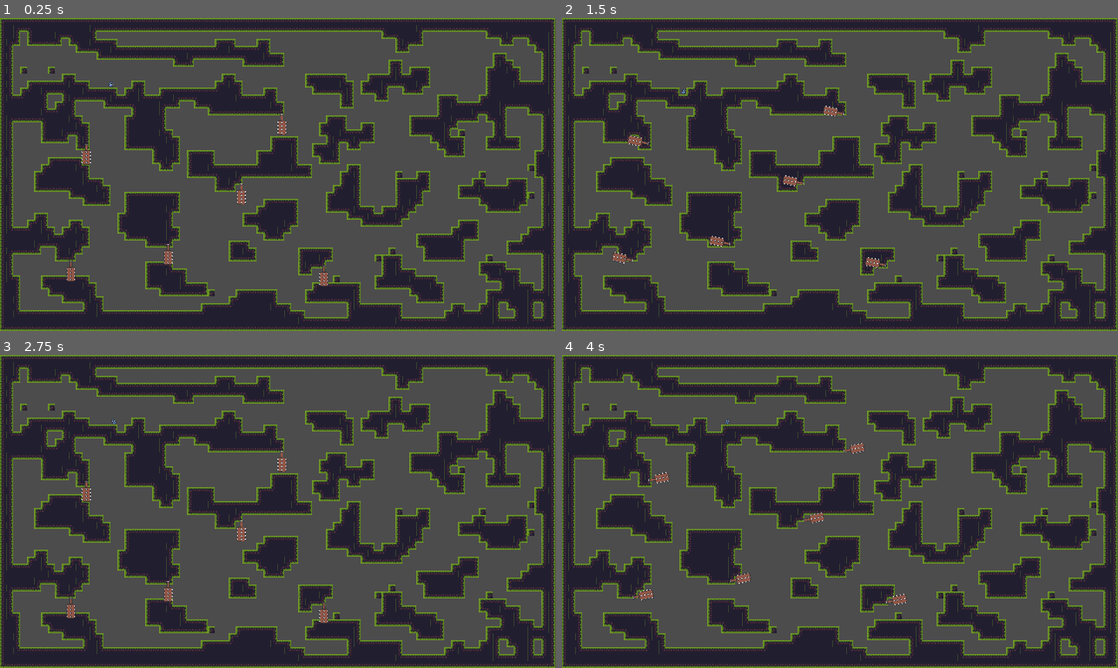
Above: before the commit, frames 1-4 (two rows, left to right).
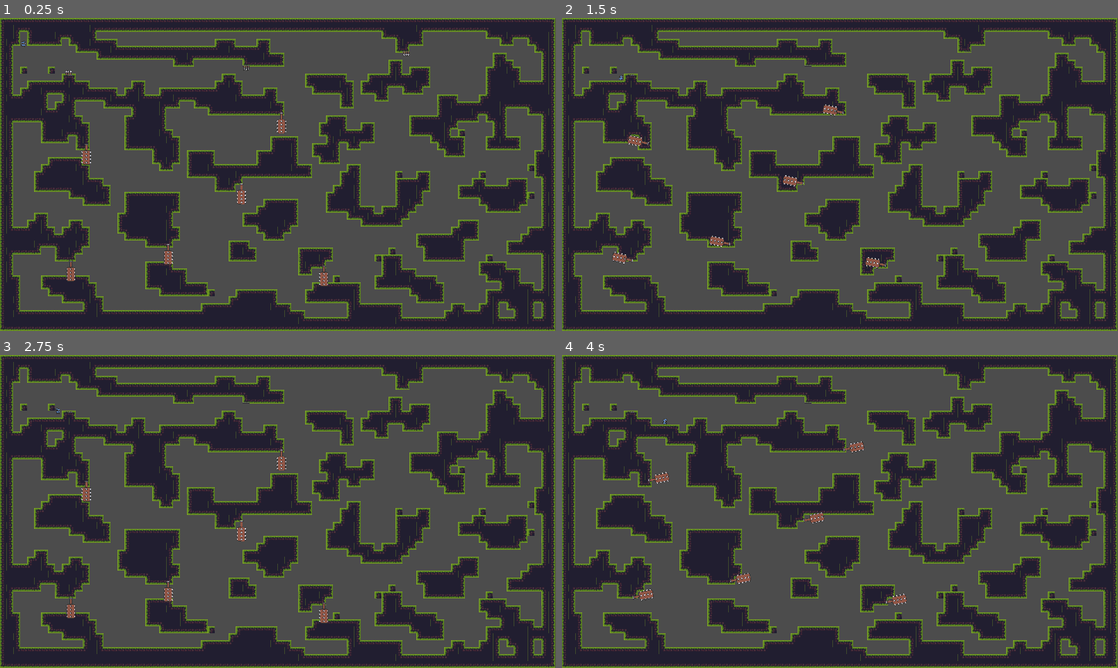
Above: after the commit, the same moments.

Repository: RealNesara/Platformer
Game: Godot game, scene res://Scenes/World.tscn
The game is run twice, just before and just after one commit, with the same random seed, the same clock (stepped at 60 frames per second) and the same inputs. The project has no main scene, so this scene is started directly.
Inputs:
- Up to frame 1 (0.25 s): no input
- Up to frame 2 (1.5 s): hold D (right) from 0.53 s (still down); tap Z (zoom) at 0.6, 1.35 s; tap Space (jump) at 0.77 s
- Up to frame 3 (2.75 s): tap Space (jump) at 1.52 s; release D (right) at 2.03 s; hold A (left) from 2.03 s (still down); tap Z (zoom) at 2.1 s
- Up to frame 4 (4 s): release A (left) at 2.78 s; hold D (right) from 2.78 s (still down); tap Z (zoom) at 2.85, 3.6 s; tap Space (jump) at 3.02, 3.77 s

The runs differ from the first frame. In frame 1, 0.1% of the frame differs, in the area x 3-74%, y 7-38%; in frame 2, less than 0.1%; in frame 3, 0.1%; in frame 4, 0.1%.

Commit message:
Video number 7 making SpikeTrap
I made spiketraps that I put in my game. I learned how to rotate things in Godot and wrote a little bit of code.

Diff:
--- a/Scenes/Camera2D.gd
+++ b/Scenes/Camera2D.gd
@@ -28,4 +28,4 @@
 
 	else:
 		zoom = zoom.move_toward(Vector2(1,1),0.03)
-		position = position.move_toward(center,70)
+		position = position.move_toward(center,80)
--- /dev/null
+++ b/Scenes/SpikeTrap.gd
@@ -0,0 +1,8 @@
+extends Area2D
+
+func _ready():
+	$AnimationPlayer.play("SpikeTrigger")
+
+func _on_Area2D_body_entered(body):
+	if body.is_in_group("Player"):
+		print("player dead")
--- /dev/null
+++ b/Scenes/SpikeTrap.tscn
@@ -0,0 +1,81 @@
+[gd_scene load_steps=6 format=2]
+
+[ext_resource path="res://Sprites/Random/trap_spikes_anim_strip_7.png" type="Texture" id=1]
+[ext_resource path="res://Scenes/SpikeTrap.gd" type="Script" id=2]
+
+[sub_resource type="RectangleShape2D" id=1]
+extents = Vector2( 8, 8 )
+
+[sub_resource type="Animation" id=2]
+length = 0.001
+tracks/0/type = "value"
+tracks/0/path = NodePath("Sprite:frame")
+tracks/0/interp = 1
+tracks/0/loop_wrap = true
+tracks/0/imported = false
+tracks/0/enabled = true
+tracks/0/keys = {
+"times": PoolRealArray( 0 ),
+"transitions": PoolRealArray( 1 ),
+"update": 0,
+"values": [ 1 ]
+}
+tracks/1/type = "value"
+tracks/1/path = NodePath("CollisionShape2D:disabled")
+tracks/1/interp = 1
+tracks/1/loop_wrap = true
+tracks/1/imported = false
+tracks/1/enabled = true
+tracks/1/keys = {
+"times": PoolRealArray( 0 ),
+"transitions": PoolRealArray( 1 ),
+"update": 0,
+"values": [ true ]
+}
+
+[sub_resource type="Animation" id=3]
+resource_name = "SpikeTrigger"
+length = 2.0
+loop = true
+tracks/0/type = "value"
+tracks/0/path = NodePath("Sprite:frame")
+tracks/0/interp = 1
+tracks/0/loop_wrap = true
+tracks/0/imported = false
+tracks/0/enabled = true
+tracks/0/keys = {
+"times": PoolRealArray( 0, 0.1, 0.2, 0.3, 0.4, 0.5, 0.6 ),
+"transitions": PoolRealArray( 1, 1, 1, 1, 1, 1, 1 ),
+"update": 1,
+"values": [ 1, 2, 3, 4, 3, 2, 1 ]
+}
+tracks/1/type = "value"
+tracks/1/path = NodePath("CollisionShape2D:disabled")
+tracks/1/interp = 1
+tracks/1/loop_wrap = true
+tracks/1/imported = false
+tracks/1/enabled = true
+tracks/1/keys = {
+"times": PoolRealArray( 0, 0.2, 0.5 ),
+"transitions": PoolRealArray( 1, 1, 1 ),
+"update": 1,
+"values": [ true, false, true ]
+}
+
+[node name="Area2D" type="Area2D"]
+script = ExtResource( 2 )
+
+[node name="CollisionShape2D" type="CollisionShape2D" parent="."]
+shape = SubResource( 1 )
+disabled = true
+
+[node name="Sprite" type="Sprite" parent="."]
+texture = ExtResource( 1 )
+hframes = 7
+frame = 1
+
+[node name="AnimationPlayer" type="AnimationPlayer" parent="."]
+anims/RESET = SubResource( 2 )
+anims/SpikeTrigger = SubResource( 3 )
+
+[connection signal="body_entered" from="." to="." method="_on_Area2D_body_entered"]
--- a/Scenes/World.tscn
+++ b/Scenes/World.tscn
@@ -1,9 +1,10 @@
-[gd_scene load_steps=24 format=2]
+[gd_scene load_steps=25 format=2]
 
 [ext_resource path="res://Scenes/Player.tscn" type="PackedScene" id=1]
 [ext_resource path="res://Sprites/tileset.png" type="Texture" id=2]
 [ext_resource path="res://Scenes/Camera2D.gd" type="Script" id=3]
 [ext_resource path="res://Scenes/Swinging Trap.tscn" type="PackedScene" id=4]
+[ext_resource path="res://Scenes/SpikeTrap.tscn" type="PackedScene" id=5]
 
 [sub_resource type="ConvexPolygonShape2D" id=2]
 points = PoolVector2Array( 0, 0, 16, 0, 16, 16, 0, 16 )
@@ -196,7 +197,7 @@
 [node name="World" type="Node2D"]
 
 [node name="Player" parent="." instance=ExtResource( 1 )]
-position = Vector2( 256, 155 )
+position = Vector2( 55, 47 )
 
 [node name="TileMap" type="TileMap" parent="."]
 position = Vector2( -1, 0 )
@@ -209,7 +210,7 @@
 script = ExtResource( 3 )
 
 [node name="Swinging Trap" parent="." instance=ExtResource( 4 )]
-position = Vector2( 649, 221 )
+position = Vector2( 648, 218 )
 
 [node name="Swinging Trap2" parent="." instance=ExtResource( 4 )]
 position = Vector2( 556, 381 )
@@ -225,3 +226,13 @@
 
 [node name="Swinging Trap6" parent="." instance=ExtResource( 4 )]
 position = Vector2( 746, 569 )
+
+[node name="Area2D3" parent="." instance=ExtResource( 5 )]
+position = Vector2( 158, 124 )
+rotation = -3.13555
+
+[node name="Area2D" parent="." instance=ExtResource( 5 )]
+position = Vector2( 567, 117 )
+
+[node name="Area2D2" parent="." instance=ExtResource( 5 )]
+position = Vector2( 935, 84 )
